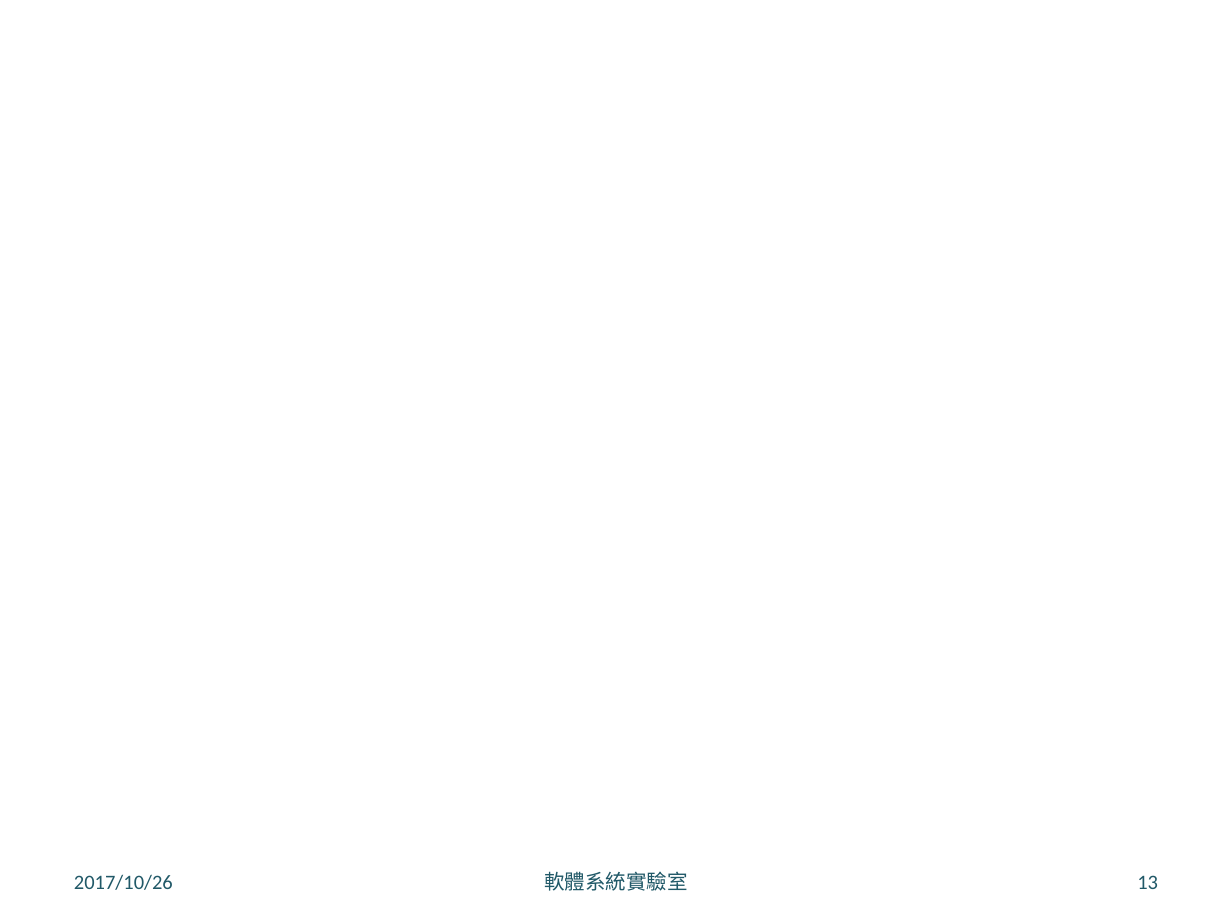
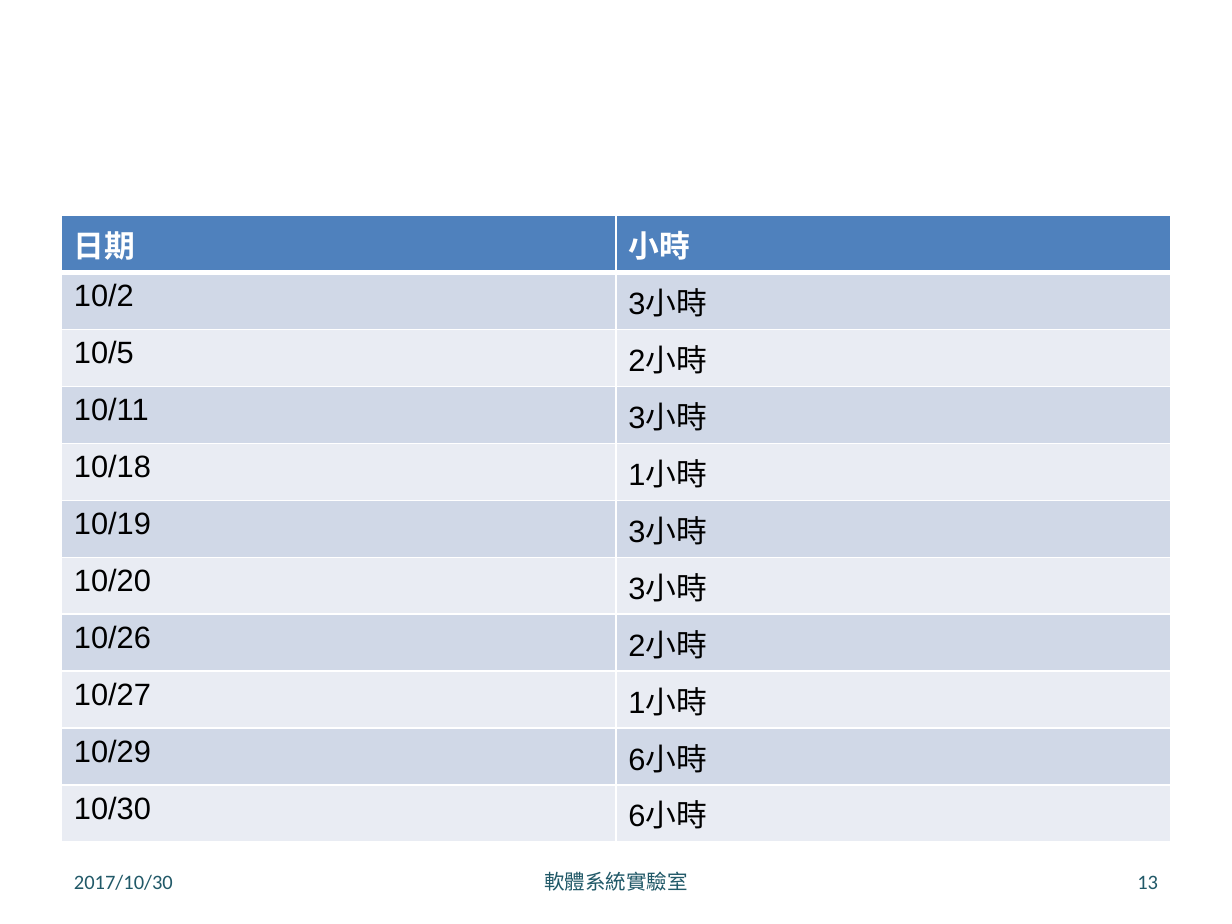
Before and after one commit to disc9562/SE_PASS, a slide deck: slide 13 of doc/report.pptx. Drawn at 1232x924 pixels with LibreOffice and Linux fonts; fonts in the diff are those of the drawing; background and template pictures are left out. Boxes give left, top, right and bottom in pixels: in the first picture for what was removed or moved away, otherwise in the second. Text is boxed around its words. In the diff, an @@ line names an element or a change of style, - is before the commit and + after.

Commit message:
report.pptx team meeting

```diff
--- a/doc/report.pptx
+++ b/doc/report.pptx
@@ table added at (62,216,1170,833), 11 rows, 2 columns @@
+日期 | 小時
+10/2 | 3小時
+10/5 | 2小時
+10/11 | 3小時
+10/18 | 1小時
+10/19 | 3小時
+10/20 | 3小時
+10/26 | 2小時
+10/27 | 1小時
+10/29 | 6小時
+10/30 | 6小時
@@ text at (74,874,173,890): text changed @@
-2017/10/26
+2017/10/30
```
Also in this commit, not shown: 11 other slides changed.
